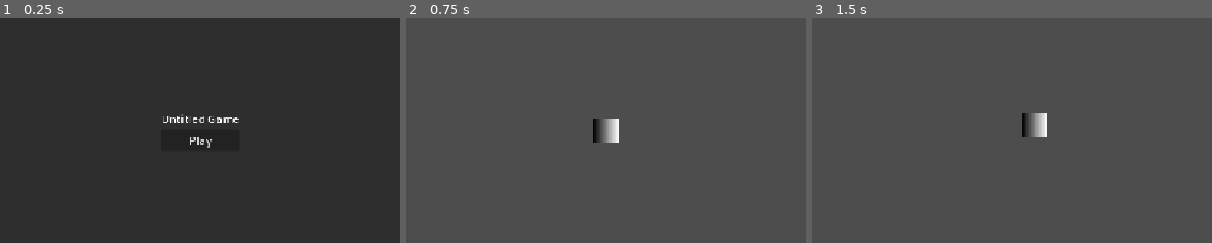
Above: before the commit, frames 1-3 (left to right).
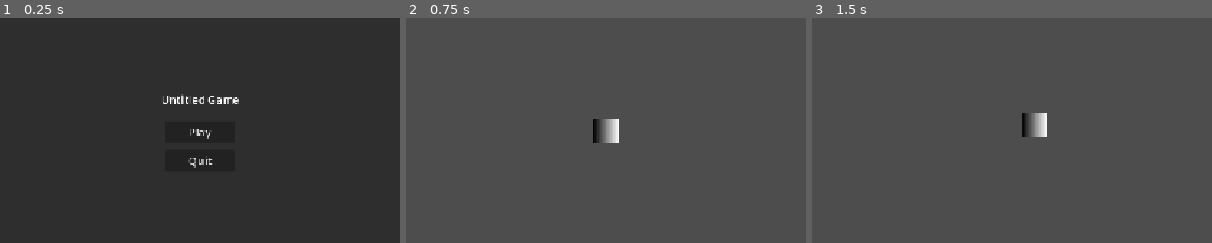
Above: after the commit, the same moments.

Repository: jollyroger182/clocked-in
Game: Godot game, scene res://scenes/menu/menu.tscn
Same seed, same stepped clock (60 frames per second), same inputs: the game is played once before the commit and once after it.
Inputs (mouse positions are % of the whole screen's width and height, from its top left):
- Up to frame 1 (0.25 s): no input
- Up to frame 2 (0.75 s): click "Play" at 0.5 s
- Up to frame 3 (1.5 s): tap Enter (ui_accept) at 1.25 s; move the mouse to (72, 45) at 1.27 s; hold D (right) from 1.28 s (still down); tap W (front) at 1.35 s; click (72, 45) at 1.42 s
The pictures show only the part of the screen within x 25-75%, y 25-75%; the shares and areas given below are measured in that part.

The runs differ from the first frame. In frame 1, 1.0% of the frame differs, in the area x 40-60%, y 33-67%; in frame 2, nothing differs; in frame 3, nothing differs.

Commit message:
main menu work

Diff:
--- a/scenes/menu/menu.gd
+++ b/scenes/menu/menu.gd
@@ -3,3 +3,7 @@
 
 func _on_play_pressed() -> void:
 	SceneManager.change_scene("game")
+
+
+func _on_quit_pressed() -> void:
+	get_tree().quit()
--- a/scenes/menu/menu.tscn
+++ b/scenes/menu/menu.tscn
@@ -19,13 +19,26 @@
 anchor_bottom = 0.5
 grow_horizontal = 2
 grow_vertical = 2
+theme_override_constants/separation = 20
 
 [node name="Title" type="Label" parent="VBoxContainer"]
 layout_mode = 2
 text = "Untitled Game"
+horizontal_alignment = 1
 
-[node name="Play" type="Button" parent="VBoxContainer"]
+[node name="Buttons" type="VBoxContainer" parent="VBoxContainer"]
+custom_minimum_size = Vector2(100, 0)
+layout_mode = 2
+size_flags_horizontal = 4
+theme_override_constants/separation = 10
+
+[node name="Play" type="Button" parent="VBoxContainer/Buttons"]
 layout_mode = 2
 text = "Play"
 
-[connection signal="pressed" from="VBoxContainer/Play" to="." method="_on_play_pressed"]
+[node name="Quit" type="Button" parent="VBoxContainer/Buttons"]
+layout_mode = 2
+text = "Quit"
+
+[connection signal="pressed" from="VBoxContainer/Buttons/Play" to="." method="_on_play_pressed"]
+[connection signal="pressed" from="VBoxContainer/Buttons/Quit" to="." method="_on_quit_pressed"]
